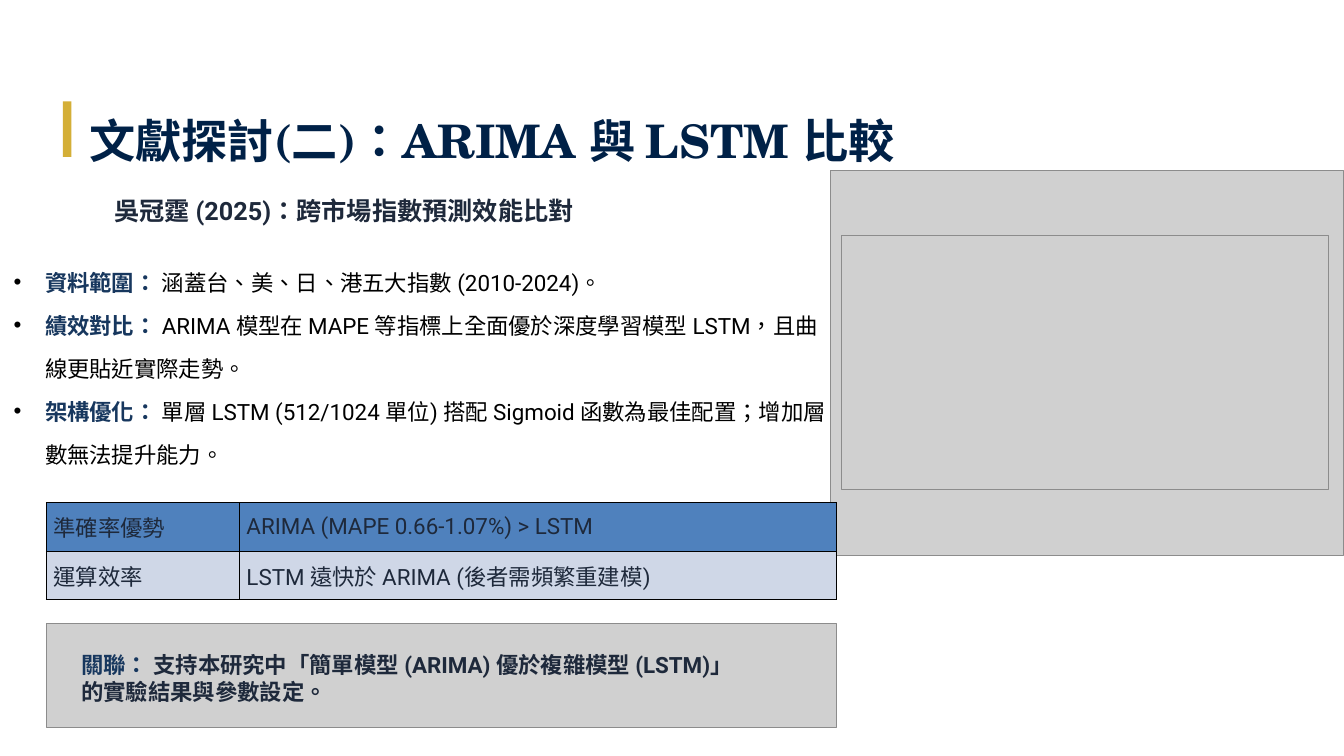
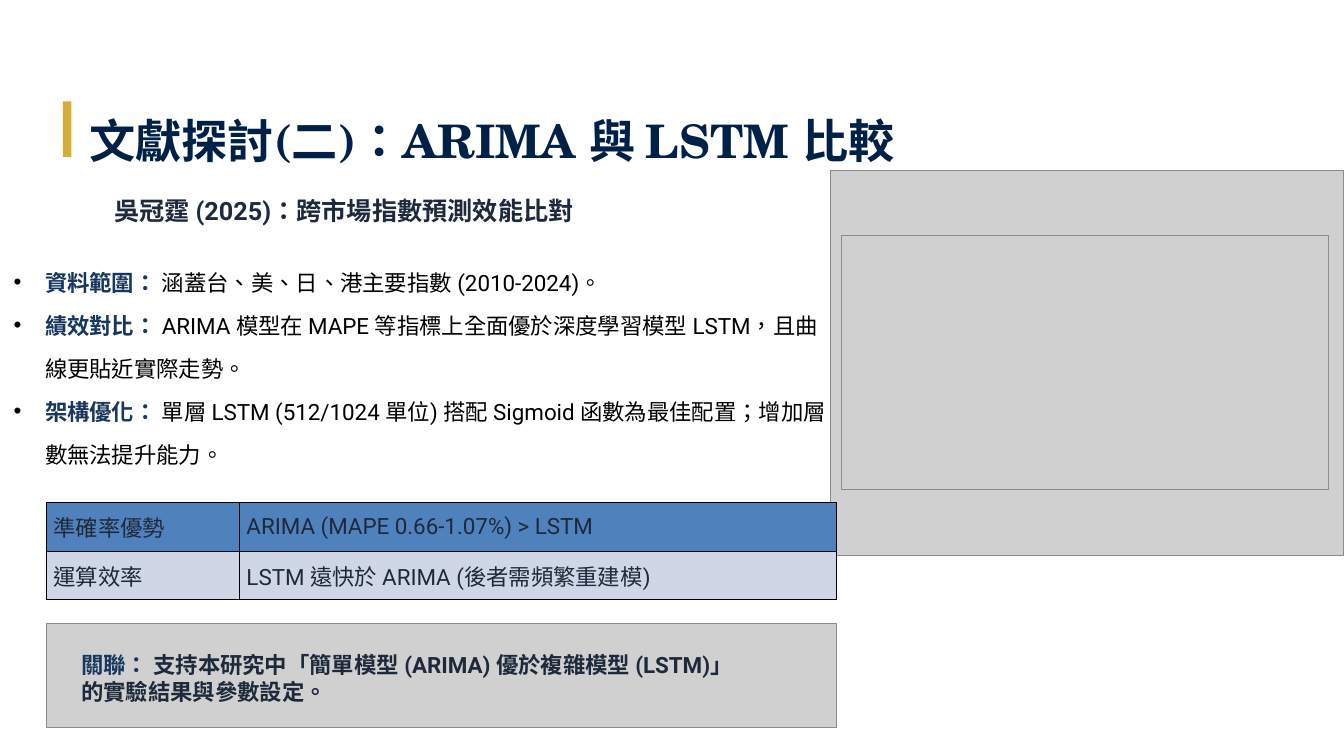
Before and after one commit to Tzu-Lin/ETF-AI-Project, a slide deck: slide 4 of 林子瑜-LLM_ETF_修訂七版_v20260618.pptx. Drawn at 1344x756 pixels with LibreOffice and Linux fonts; fonts in the diff are those of the drawing; grey boxes stand for pictures. Boxes give left, top, right and bottom in pixels: in the first picture for what was removed or moved away, otherwise in the second. Text is boxed around its words. In the diff, an @@ line names an element or a change of style, - is before the commit and + after.

```diff
--- a/林子瑜-LLM_ETF_修訂七版_v20260618.pptx
+++ b/林子瑜-LLM_ETF_修訂七版_v20260618.pptx
@@ text at (45,272,601,296): text changed @@
-• 資料範圍： 涵蓋台、美、日、港五大指數 (2010-2024)。
+• 資料範圍： 涵蓋台、美、日、港主要指數 (2010-2024)。
```
Also in this commit, not shown: 7 other slides changed, 1 other file.
